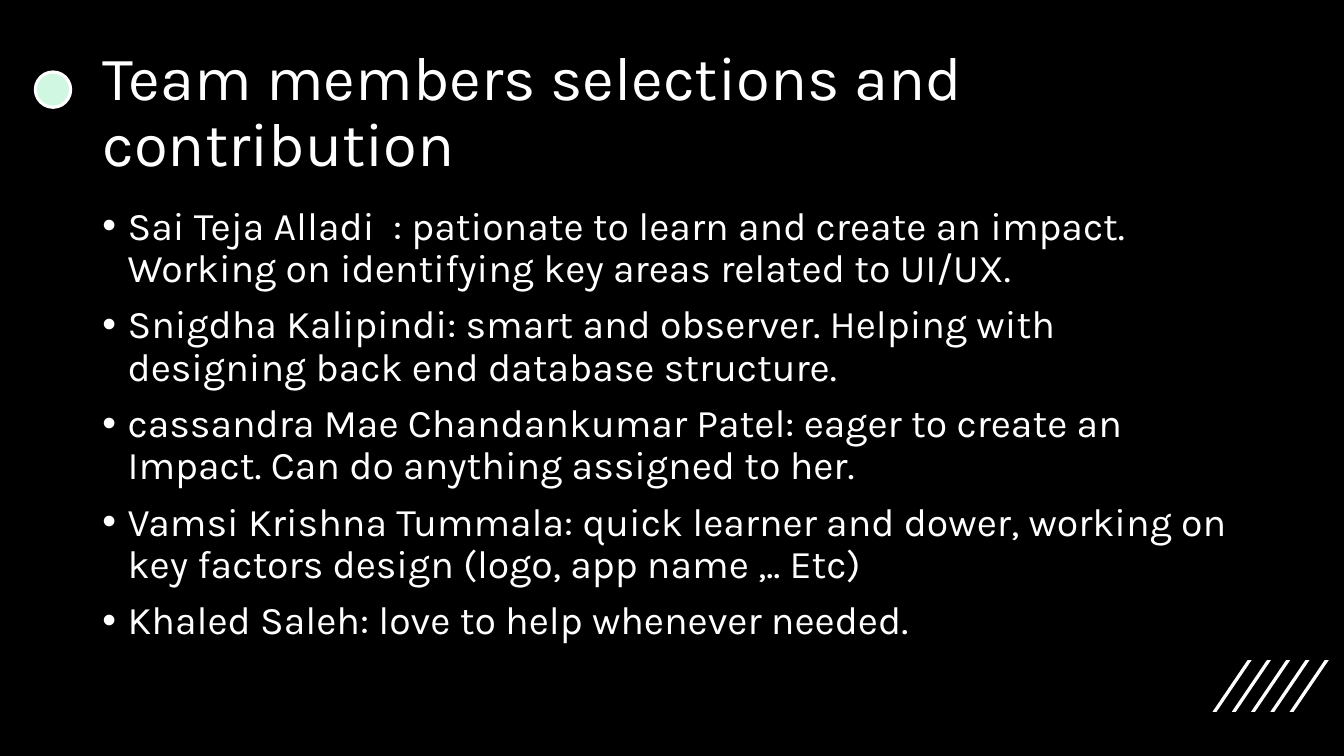
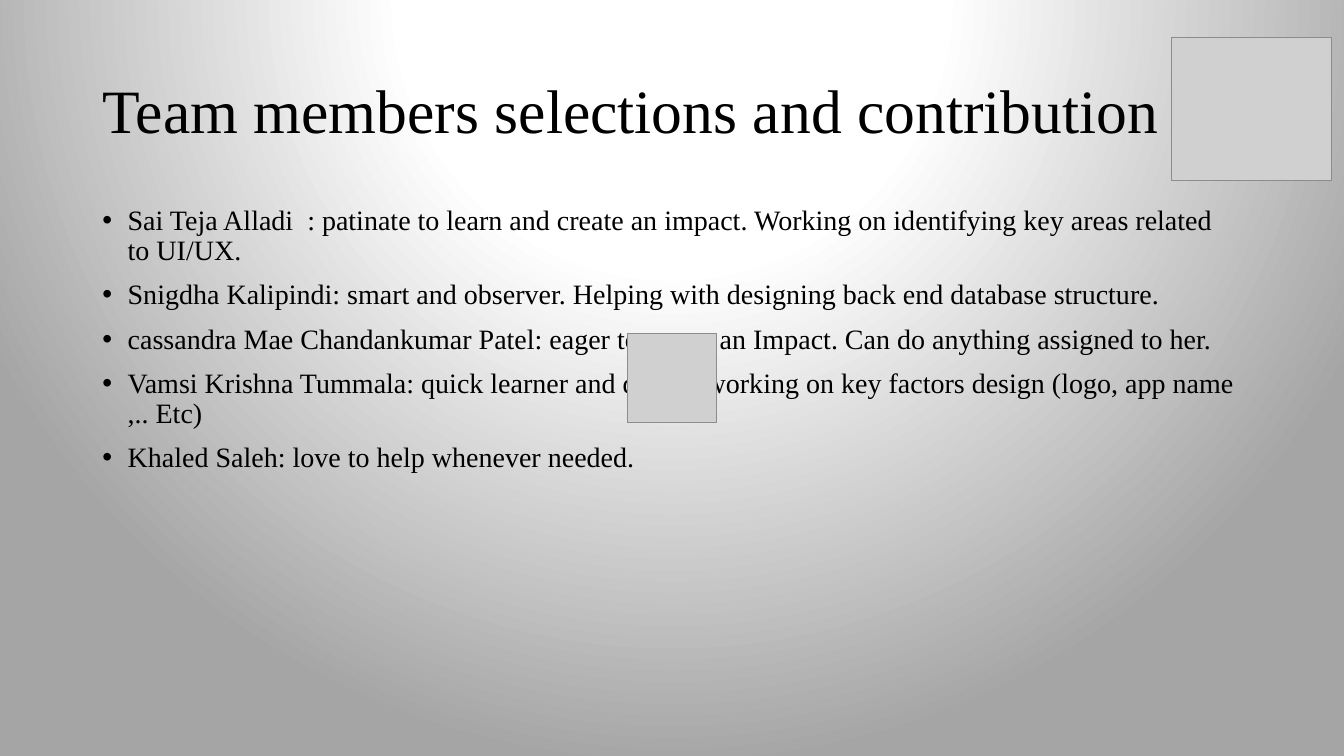
Before and after one commit to Khasaleh/family_app, a slide deck: slide 9 of Presentation1.pptx. Drawn at 1344x756 pixels with LibreOffice and Linux fonts; fonts in the diff are those of the drawing; grey boxes stand for pictures. Boxes give left, top, right and bottom in pixels: in the first picture for what was removed or moved away, otherwise in the second. Text is boxed around its words. In the diff, an @@ line names an element or a change of style, - is before the commit and + after.

```diff
--- a/Presentation1.pptx
+++ b/Presentation1.pptx
@@ background #000000 to gradient #FFFFFF to #A5A5A5 @@
@@ title "Team members selections and contribution" at [102,90,1158,134]: font Karla to Times New Roman, text colour #FFFFFF to #000000 @@
@@ picture added at [1172,37,1332,180] @@
@@ ellipse removed at [35,72,71,107] @@
@@ text at [128,210,1211,261]: text changed; size 28 to 20 pt; font Karla to Times New Roman; text colour #FFFFFF to #000000 @@
-• Sai Teja Alladi : pationate to learn and create an impact. Working on identifying key areas related to UI/UX.
+• Sai Teja Alladi : patinate to learn and create an impact. Working on identifying key areas related to UI/UX.
@@ text at [128,284,1234,473]: size 28 to 20 pt, font Karla to Times New Roman, text colour #FFFFFF to #000000 in "Snigdha Kalipindi: smart and observer. Helping with ...", "cassandra Mae Chandankumar Patel: eager to create ...", "Vamsi Krishna Tummala: quick learner and dower, ...", "Khaled Saleh: love to help whenever needed." @@
@@ picture added at [627,334,717,423] @@
@@ group removed at [1213,660,1329,712]: 5 freeform shapes @@
```
Also in this commit, not shown: 10 other slides changed, 1 slide added, 1 other file.
